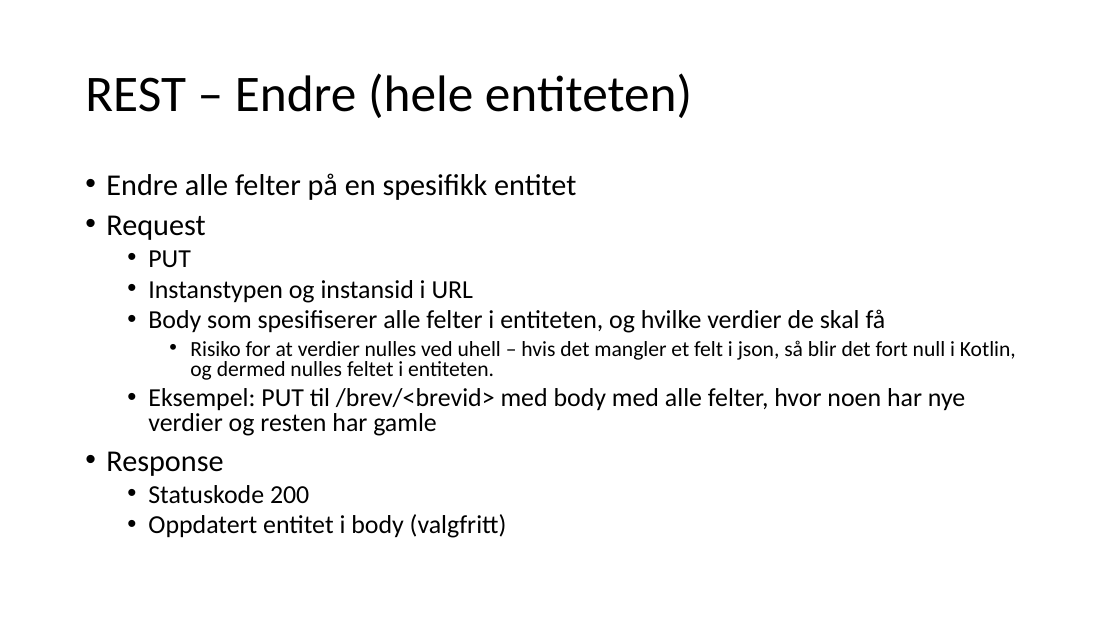
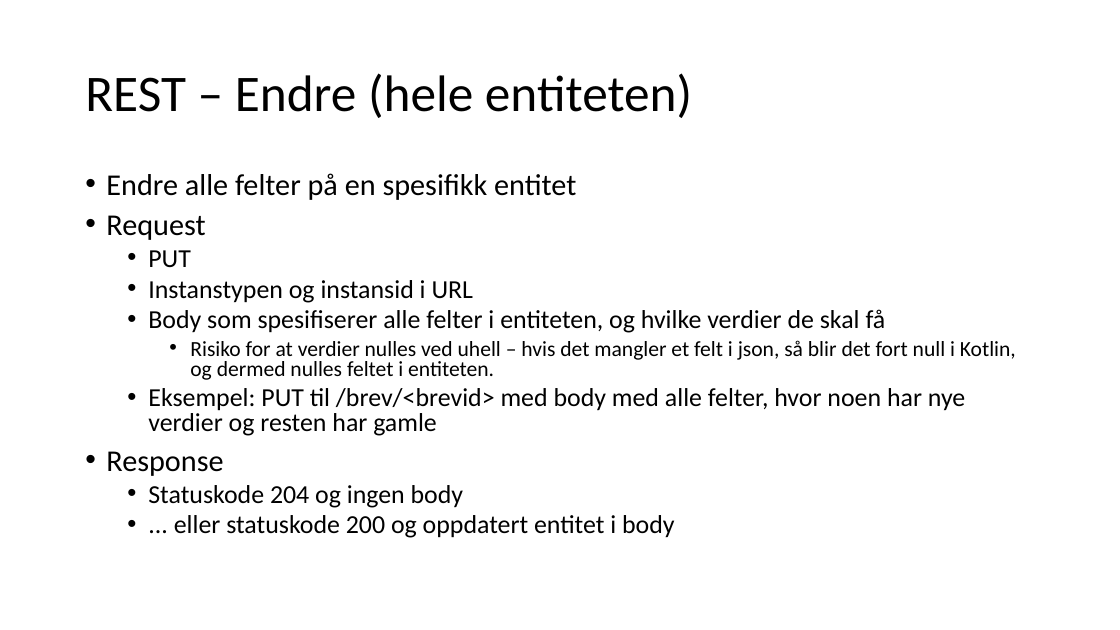
Before and after one commit to arakvaag/api-workshop, a slide deck: slide 10 of API-workshop.pptx. Drawn at 1120x630 pixels with LibreOffice and Linux fonts; fonts in the diff are those of the drawing. Boxes give left, top, right and bottom in pixels: in the first picture for what was removed or moved away, otherwise in the second. Text is boxed around its words. In the diff, an @@ line names an element or a change of style, - is before the commit and + after.

```diff
--- a/API-workshop.pptx
+++ b/API-workshop.pptx
@@ text at (x1=148, y1=485, x2=675, y2=538): text changed @@
-  • Statuskode 200
-  • Oppdatert entitet i body (valgfritt)
+  • Statuskode 204 og ingen body
+  • ... eller statuskode 200 og oppdatert entitet i body
```
Also in this commit, not shown: 1 other slide changed.
